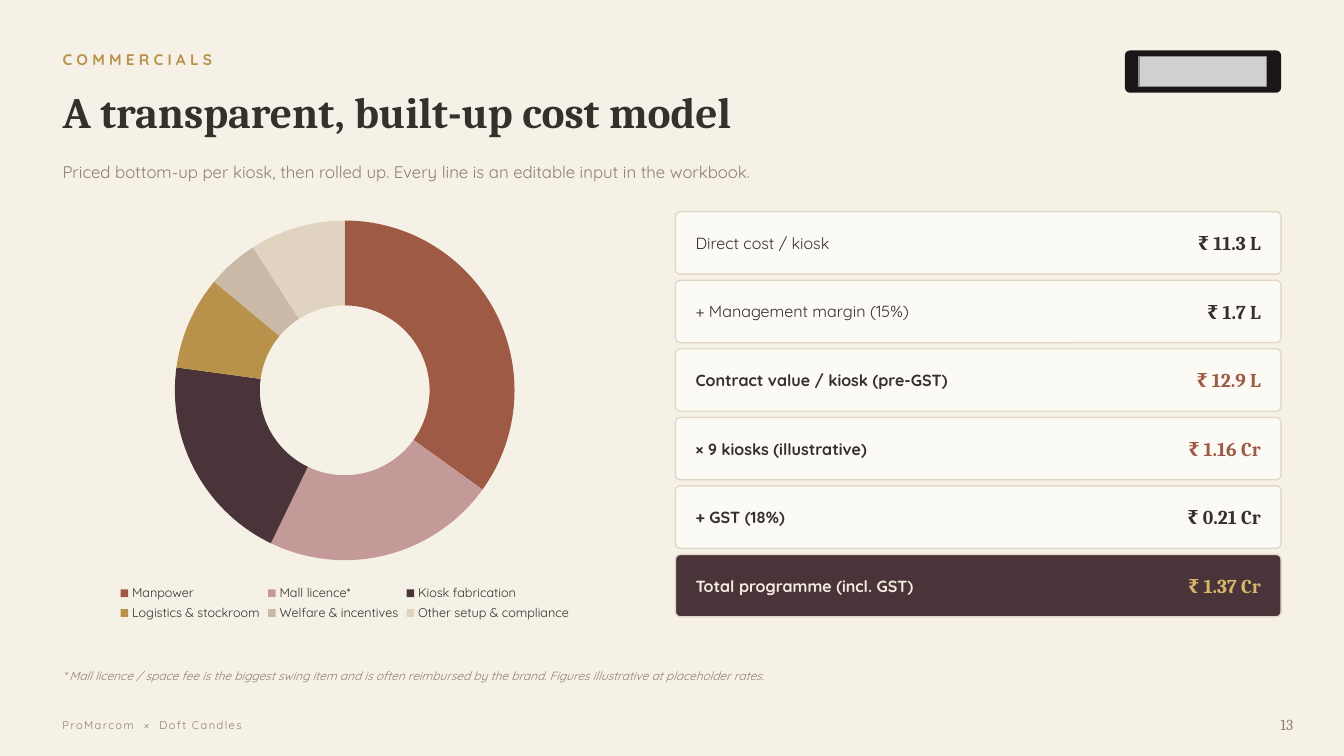
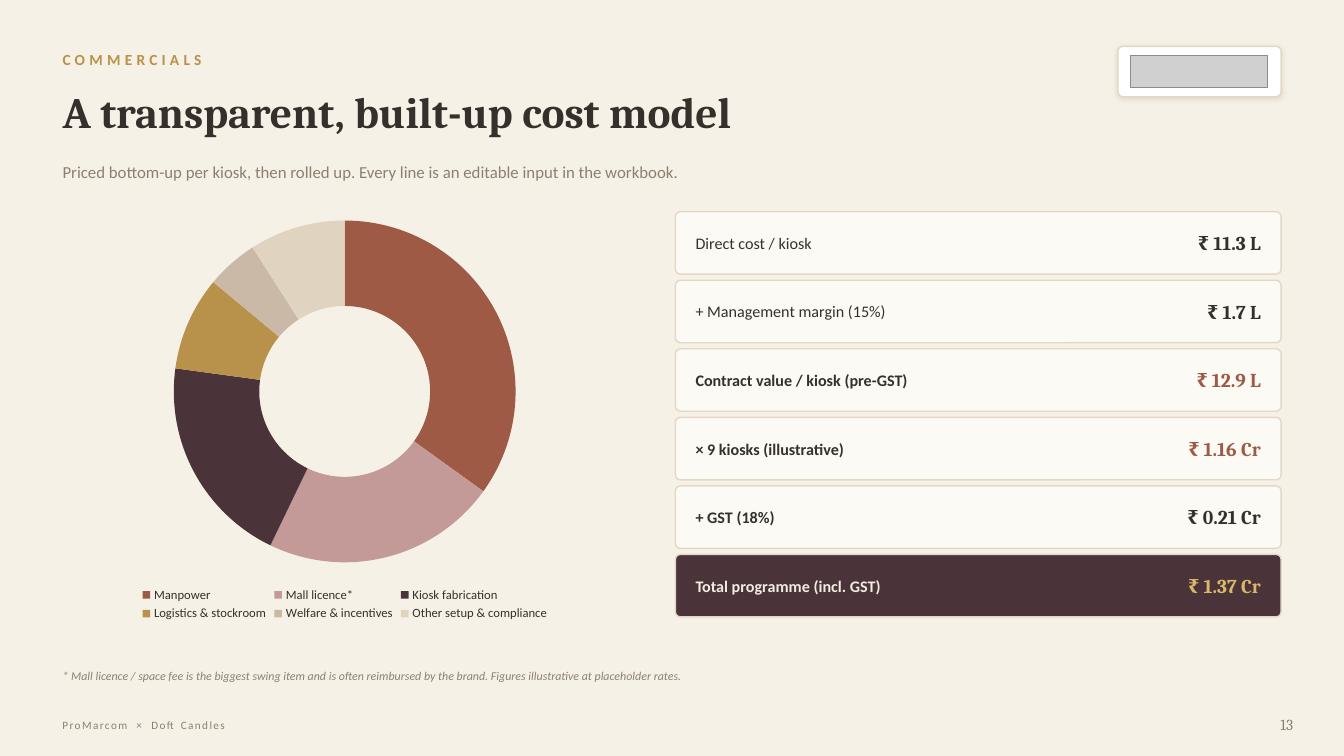
Before and after one commit to nky1103/Projects, a slide deck: slide 14 of doft_diwali_popup/Doft_Diwali_PopUp_ProMarcom_Pitch.pptx. Drawn at 1344x756 pixels with LibreOffice and Linux fonts; fonts in the diff are those of the drawing; grey boxes stand for pictures. Boxes give left, top, right and bottom in pixels: in the first picture for what was removed or moved away, otherwise in the second. Text is boxed around its words. In the diff, an @@ line names an element or a change of style, - is before the commit and + after.

```diff
--- a/doft_diwali_popup/Doft_Diwali_PopUp_ProMarcom_Pitch.pptx
+++ b/doft_diwali_popup/Doft_Diwali_PopUp_ProMarcom_Pitch.pptx
@@ rounded rectangle: place and size @@
-rounded rectangle at box(1125, 50, 1281, 93)
+rounded rectangle at box(1118, 46, 1281, 97)
@@ rounded rectangle at box(1118, 46, 1281, 97): fill #1C1518 to #FFFFFF; outline none to #E3D8C7 1 pt; shadow on; proportions changed @@
@@ picture: place and size @@
-picture at box(1139, 57, 1267, 87)
+picture at box(1131, 55, 1268, 87)
@@ doughnut chart at box(63, 207, 627, 625) @@
@@ legend changed @@
@@ font Quicksand to Calibri in 10 elements at box(63, 55, 202, 65), box(63, 166, 678, 181), box(696, 238, 812, 249), box(707, 305, 886, 320), box(696, 374, 908, 389), box(707, 443, 844, 458), box(707, 511, 775, 525), box(696, 580, 881, 595), box(71, 672, 681, 682), box(63, 710, 567, 740) @@
```
Also in this commit, not shown: 16 other slides changed, 2 other files.
